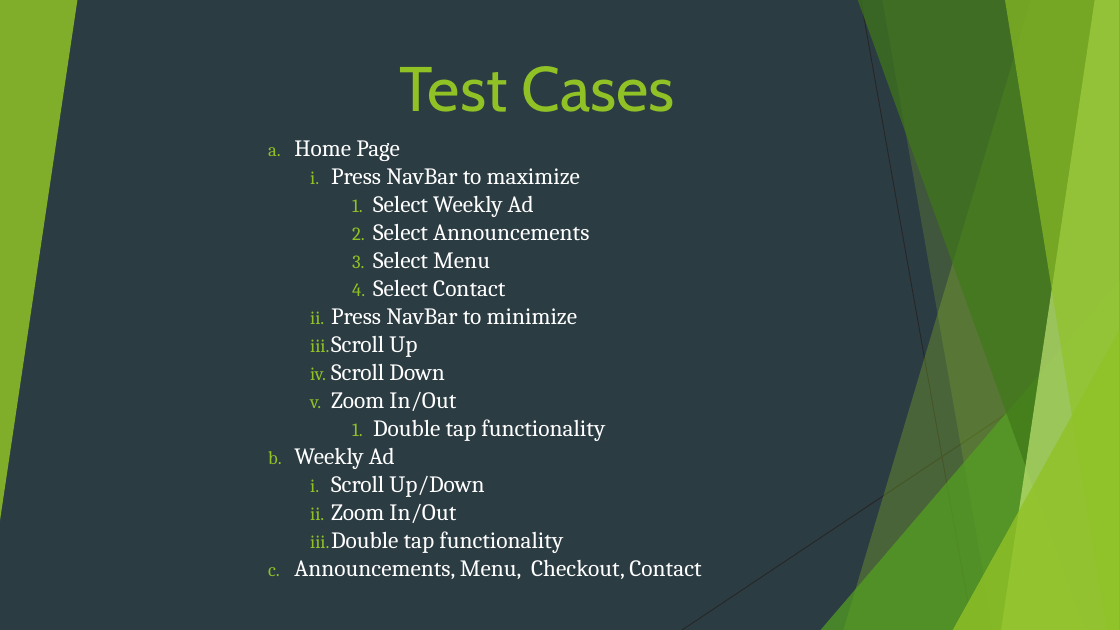
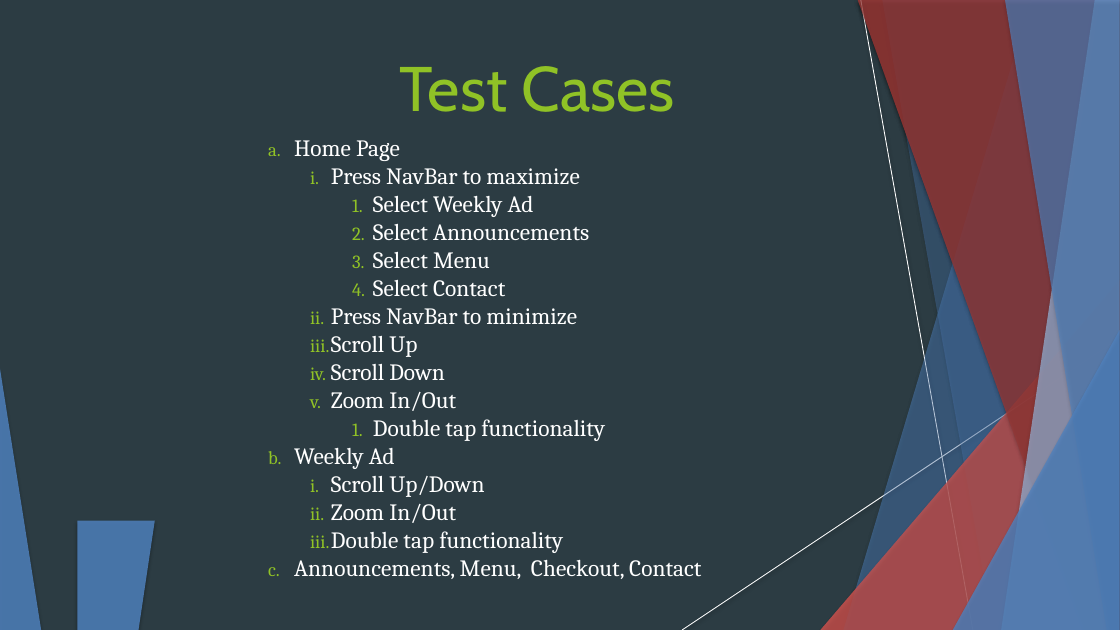
Before and after one commit to unholyN1/SEandroidApp, a slide deck: slide 8 of SE Presentation Alpha.pptx. Drawn at 1120x630 pixels with LibreOffice and Linux fonts; fonts in the diff are those of the drawing. Boxes give left, top, right and bottom in pixels: in the first picture for what was removed or moved away, otherwise in the second. Text is boxed around its words. In the diff, an @@ line names an element or a change of style, - is before the commit and + after.

```diff
--- a/SE Presentation Alpha.pptx
+++ b/SE Presentation Alpha.pptx
@@ triangle removed at bbox=[0, 0, 77, 521] @@
@@ freeform shape at bbox=[844, 0, 1120, 630]: fill #90C226 at 30% opacity to #4F81BD at 30% opacity; shadow on @@
@@ freeform shape added at bbox=[844, 0, 1120, 630], fill #4F81BD at 30% opacity @@
@@ freeform shape at bbox=[858, 0, 1120, 630]: fill #3F7819 at 70% opacity to #953735 at 70% opacity; shadow on @@
@@ freeform shape added at bbox=[858, 0, 1120, 630], fill #953735 at 70% opacity @@
@@ line (861, 0) - (973, 630): stroke #262626 0.75 pt to #FFFFFF 0.74 pt @@
@@ freeform shape at bbox=[882, 0, 1120, 630]: fill #90C226 at 20% opacity to #4F81BD at 20% opacity; shadow on; outline redrawn @@
@@ freeform shape added at bbox=[882, 0, 1120, 630], fill #4F81BD at 20% opacity @@
@@ freeform shape at bbox=[1002, 0, 1120, 630]: fill #C0E474 at 70% opacity to #95B3D7 at 70% opacity; shadow on @@
@@ freeform shape added at bbox=[1002, 0, 1120, 630], fill #95B3D7 at 70% opacity @@
@@ freeform shape at bbox=[1005, 0, 1120, 630]: fill #90C226 at 65% opacity to #4F81BD at 65% opacity; shadow on @@
@@ freeform shape added at bbox=[1005, 0, 1120, 630], fill #4F81BD at 65% opacity @@
@@ triangle at bbox=[821, 280, 1120, 630]: fill #54A021 at 72% opacity to #C0504D at 72% opacity; shadow on @@
@@ triangle added at bbox=[821, 280, 1120, 630], fill #C0504D at 72% opacity @@
@@ line (1120, 339) - (682, 630): stroke #262626 0.75 pt to #FFFFFF 0.74 pt @@
@@ triangle at bbox=[953, 330, 1120, 630]: fill #90C226 at 80% opacity to #4F81BD at 80% opacity; shadow on @@
@@ triangle added at bbox=[953, 330, 1120, 630], fill #4F81BD at 80% opacity @@
@@ triangle added at bbox=[0, 369, 41, 630], fill #4F81BD at 85% opacity @@
@@ triangle added at bbox=[77, 521, 155, 630], fill #4F81BD at 85% opacity @@
```
Also in this commit, not shown: 8 other slides changed.
